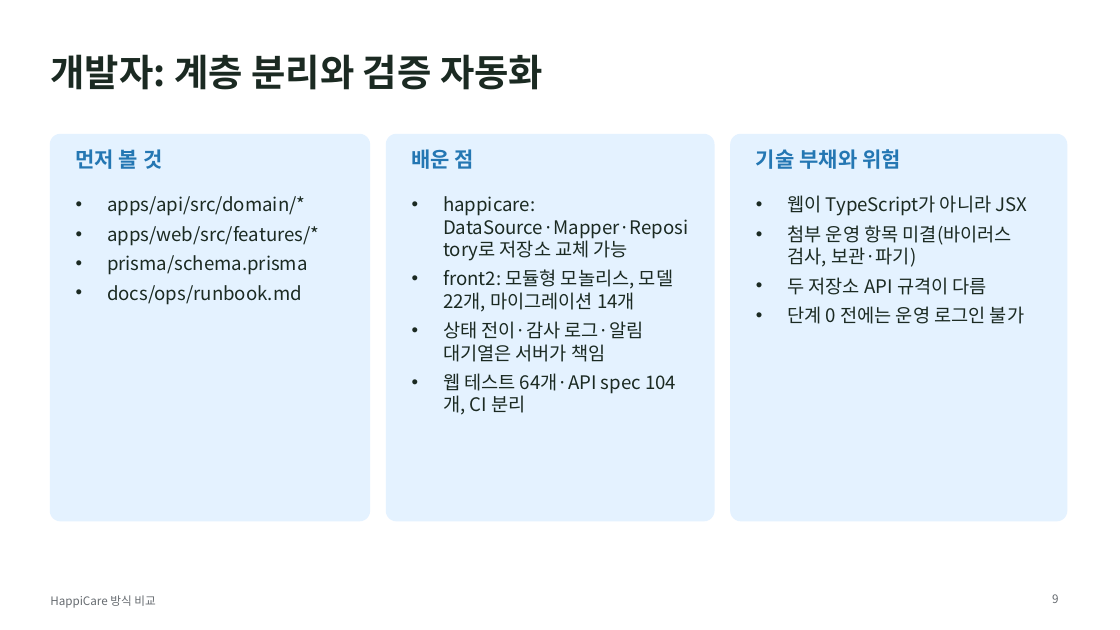
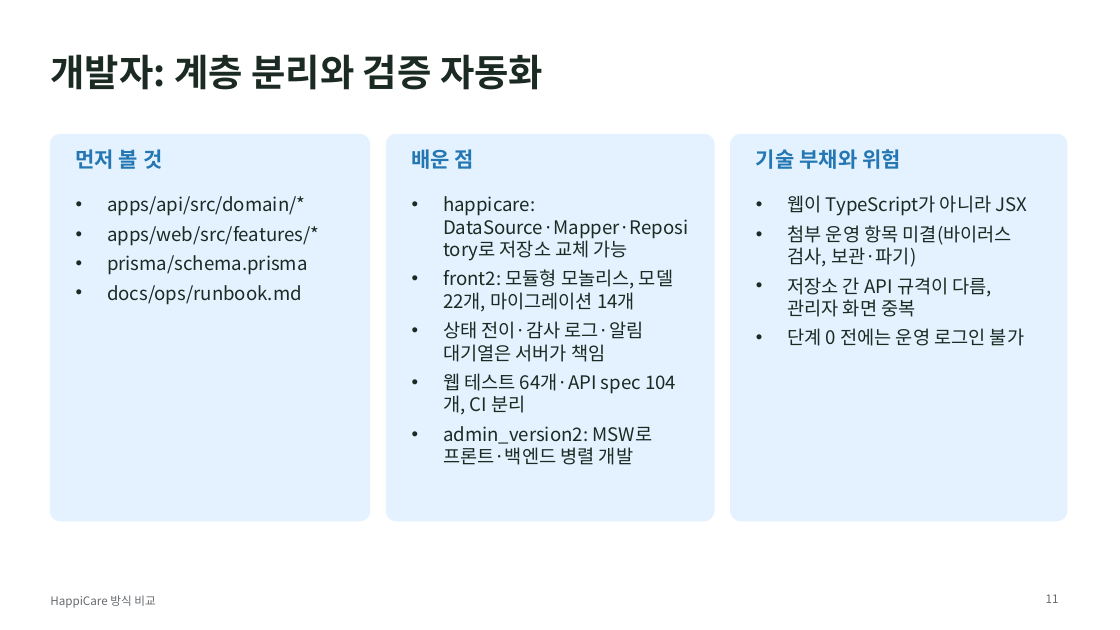
Before and after one commit to huynsolm/customer, a slide deck: slide 11 of happicare-presentation/HappiCare_방식비교_팀발표.pptx (slide 9 before the commit). Drawn at 1120x630 pixels with LibreOffice and Linux fonts; fonts in the diff are those of the drawing. Boxes give left, top, right and bottom in pixels: in the first picture for what was removed or moved away, otherwise in the second. Text is boxed around its words. In the diff, an @@ line names an element or a change of style, - is before the commit and + after.

```diff
--- a/happicare-presentation/HappiCare_방식비교_팀발표.pptx
+++ b/happicare-presentation/HappiCare_방식비교_팀발표.pptx
@@ text at [787,277,992,317]: text changed @@
-• 두 저장소 API 규격이 다름
+• 저장소 간 API 규격이 다름, 관리자 화면 중복
@@ text at [443,426,652,465]: paragraph added @@
+• admin_version2: MSW로 프론트·백엔드 병렬 개발
@@ page number at [1046,594,1059,603]: text changed @@
-9
+11
```
Also in this commit, not shown: 4 other slides changed, 2 slides added, 2 other files.
